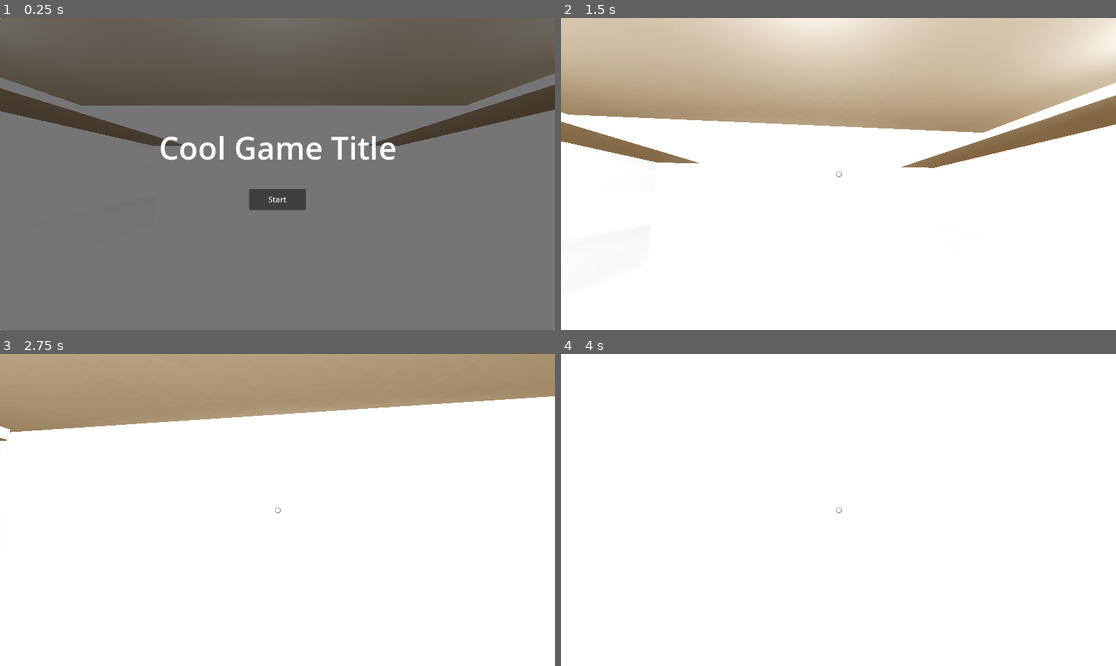
Above: before the commit, frames 1-4 (two rows, left to right).
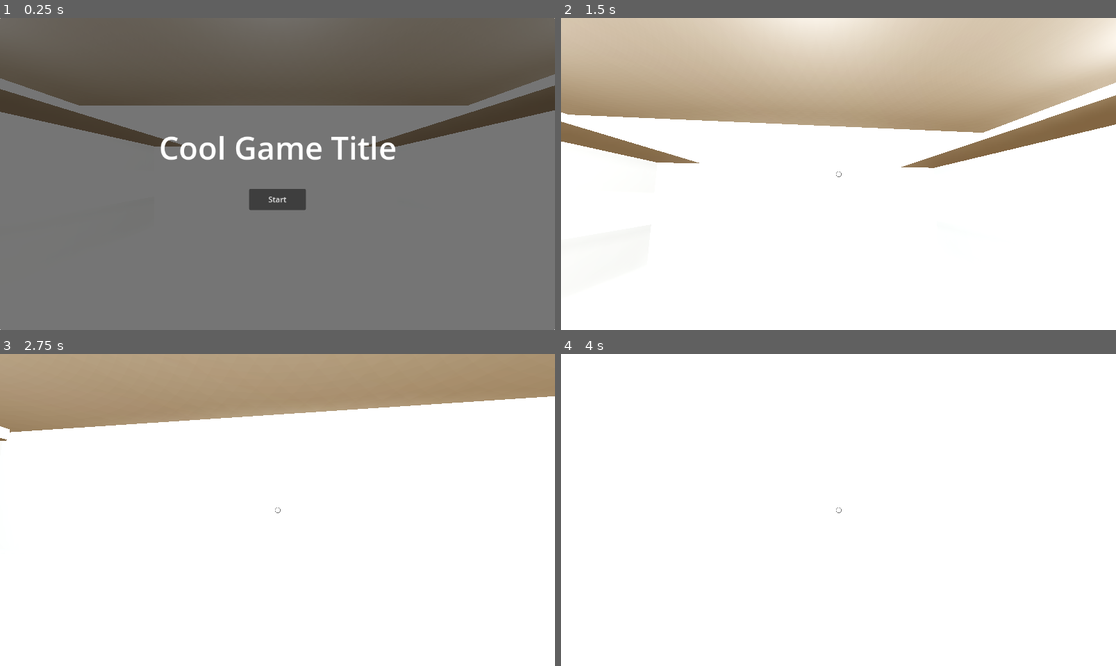
Above: after the commit, the same moments.

Repository: chybby/ldjam53
Game: Godot game, scene res://main.tscn
The game is run twice, just before and just after one commit, with the same random seed, the same clock (stepped at 60 frames per second) and the same inputs.
Inputs (mouse positions are in pixels of both pictures, inside the frame that each line leads up to):
- Up to frame 1 (0.25 s): no input
- Up to frame 2 (1.5 s): click "Start" at 0.5 s; tap Enter at 1.25 s; move the mouse to (866, 174) at 1.27 s; press the mouse at (866, 174) at 1.28 s; hold W (move_forward) from 1.28 s (still down)
- Up to frame 3 (2.75 s): keep holding W (move_forward); tap Space (jump) at 1.52, 2.27 s; move the mouse to (249, 510) at 2.02 s; release the mouse at (249, 510) at 2.03 s; click (249, 510) at 2.1 s
- Up to frame 4 (4 s): keep holding W (move_forward); move the mouse to (849, 503) at 2.77 s; hold Shift (sprint) 2.78-3.53 s; click (849, 503) at 3.05 s; tap Space (jump) at 3.5, 3.77 s; move the mouse to (832, 516) at 3.52 s; click (832, 516) at 3.6 s

The runs differ from the first frame. In frame 1, 0.3% of the frame differs, in the area x 0-100%, y 17-42%; in frame 2, less than 0.1%; in frame 3, less than 0.1%; in frame 4, nothing differs.

Commit message:
fix customer  rotation

Diff:
--- a/customer/customer.gd
+++ b/customer/customer.gd
@@ -2,8 +2,9 @@
 
 @export var speed = 50
 
-@onready var serving_point = get_node("../Level/CustomerServingPoint")
+@onready var serving_point = get_node("/root/Main/World/DeliveryZone")
 @onready var exit_area = get_node("../Level/CustomerExitArea")
+@onready var target_rot = Node3D.new()
 
 var is_satisfied = false
 
@@ -20,6 +21,8 @@
         p = exit_area.position
     var dir = p - position
     if dir.length() < 1:
+        # TODO: here they should show their ID card and be ready to receive a package
+        # maybe better to code elsewhere in an area interaction
         velocity.x = move_toward(velocity.x, 0, speed)
         velocity.z = move_toward(velocity.z, 0, speed)
     else:
@@ -27,8 +30,9 @@
         velocity.x = dir.x * speed * delta
         velocity.z = dir.z * speed * delta
 
-    # TODO: this is buggy (doesn't even rotate to the serving point fully) and janky at spawn
-    rotation.y = position.signed_angle_to(p, Vector3.UP) - PI
+    # TODO: I would LOVE to make them smoothly rotate, especially when satisfied
+    # and switching to going to the exit, but I'm too dumb for that right now
+    look_at(p, Vector3.UP)
 
     move_and_slide()
 
--- a/customer/customer.tscn
+++ b/customer/customer.tscn
@@ -8,15 +8,14 @@
 albedo_texture = ExtResource("1_xdkae")
 
 [sub_resource type="PlaneMesh" id="PlaneMesh_xbp1w"]
-lightmap_size_hint = Vector2i(12, 12)
 material = SubResource("StandardMaterial3D_o3g58")
+flip_faces = true
 
 [sub_resource type="StandardMaterial3D" id="StandardMaterial3D_seaqq"]
 albedo_texture = ExtResource("2_f4fu2")
 
 [sub_resource type="PlaneMesh" id="PlaneMesh_tlqr0"]
 material = SubResource("StandardMaterial3D_seaqq")
-flip_faces = true
 
 [sub_resource type="BoxShape3D" id="BoxShape3D_4kcen"]
 size = Vector3(2.01131, 1.98906, 0.136174)
@@ -25,6 +24,7 @@
 size = Vector3(1.92868, 1.99498, 0.434641)
 
 [node name="customer" type="CharacterBody3D"]
+transform = Transform3D(-4.37114e-08, 0, 1, 0, 1, 0, -1, 0, -4.37114e-08, 0.00682569, -0.00434351, -0.00145626)
 collision_layer = 8
 collision_mask = 31
 script = ExtResource("1_q22ik")
--- a/delivery_zone/delivery_zone.tscn
+++ b/delivery_zone/delivery_zone.tscn
@@ -34,6 +34,21 @@
 [sub_resource type="BoxShape3D" id="BoxShape3D_qewf8"]
 size = Vector3(0.858751, 0.53512, 0.788442)
 
+[sub_resource type="Animation" id="Animation_6osrl"]
+length = 0.001
+tracks/0/type = "value"
+tracks/0/imported = false
+tracks/0/enabled = true
+tracks/0/path = NodePath("Screen/MeshInstance3D:mesh:material:emission")
+tracks/0/interp = 1
+tracks/0/loop_wrap = true
+tracks/0/keys = {
+"times": PackedFloat32Array(0),
+"transitions": PackedFloat32Array(1),
+"update": 0,
+"values": [Color(0, 0, 0, 1)]
+}
+
 [sub_resource type="Animation" id="Animation_61k6w"]
 resource_name = "correct"
 tracks/0/type = "value"
@@ -47,21 +62,6 @@
 "transitions": PackedFloat32Array(1, 1, 1),
 "update": 0,
 "values": [Color(0, 0, 0, 1), Color(0, 1, 0, 1), Color(0, 0, 0, 1)]
-}
-
-[sub_resource type="Animation" id="Animation_6osrl"]
-length = 0.001
-tracks/0/type = "value"
-tracks/0/imported = false
-tracks/0/enabled = true
-tracks/0/path = NodePath("Screen/MeshInstance3D:mesh:material:emission")
-tracks/0/interp = 1
-tracks/0/loop_wrap = true
-tracks/0/keys = {
-"times": PackedFloat32Array(0),
-"transitions": PackedFloat32Array(1),
-"update": 0,
-"values": [Color(0, 0, 0, 1)]
 }
 
 [sub_resource type="Animation" id="Animation_esy4x"]
--- a/level/level.tscn
+++ b/level/level.tscn
@@ -474,6 +474,3 @@
 
 [node name="CustomerEntryPoint" type="Marker3D" parent="."]
 transform = Transform3D(0.996294, -0.0860082, 0, 0.0860082, 0.996294, 0, 0, 0, 1, -8.77197, 0.170547, 6.58991)
-
-[node name="CustomerServingPoint" type="Marker3D" parent="."]
-transform = Transform3D(1, 0, 0, 0, 1, 0, 0, 0, 1, 4.58597, -9.53674e-07, 9.41121)
--- a/main.tscn
+++ b/main.tscn
@@ -51,6 +51,7 @@
 script = ExtResource("2_5pf3l")
 
 [node name="Level" parent="World" instance=ExtResource("3_s1u4l")]
+transform = Transform3D(1, 0, 0, 0, 1, 0, 0, 0, 1, -0.000473022, -0.00826412, 4.95911e-05)
 
 [node name="Player" parent="World" instance=ExtResource("4_qqmf7")]
 
Not shown: 2 places in package/package.tscn that only renumber resources
